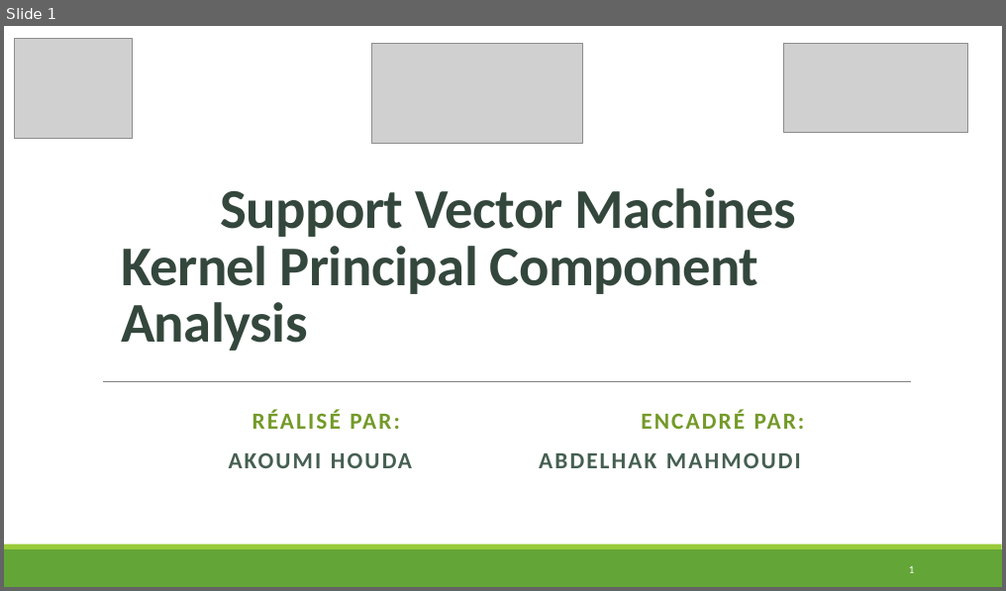
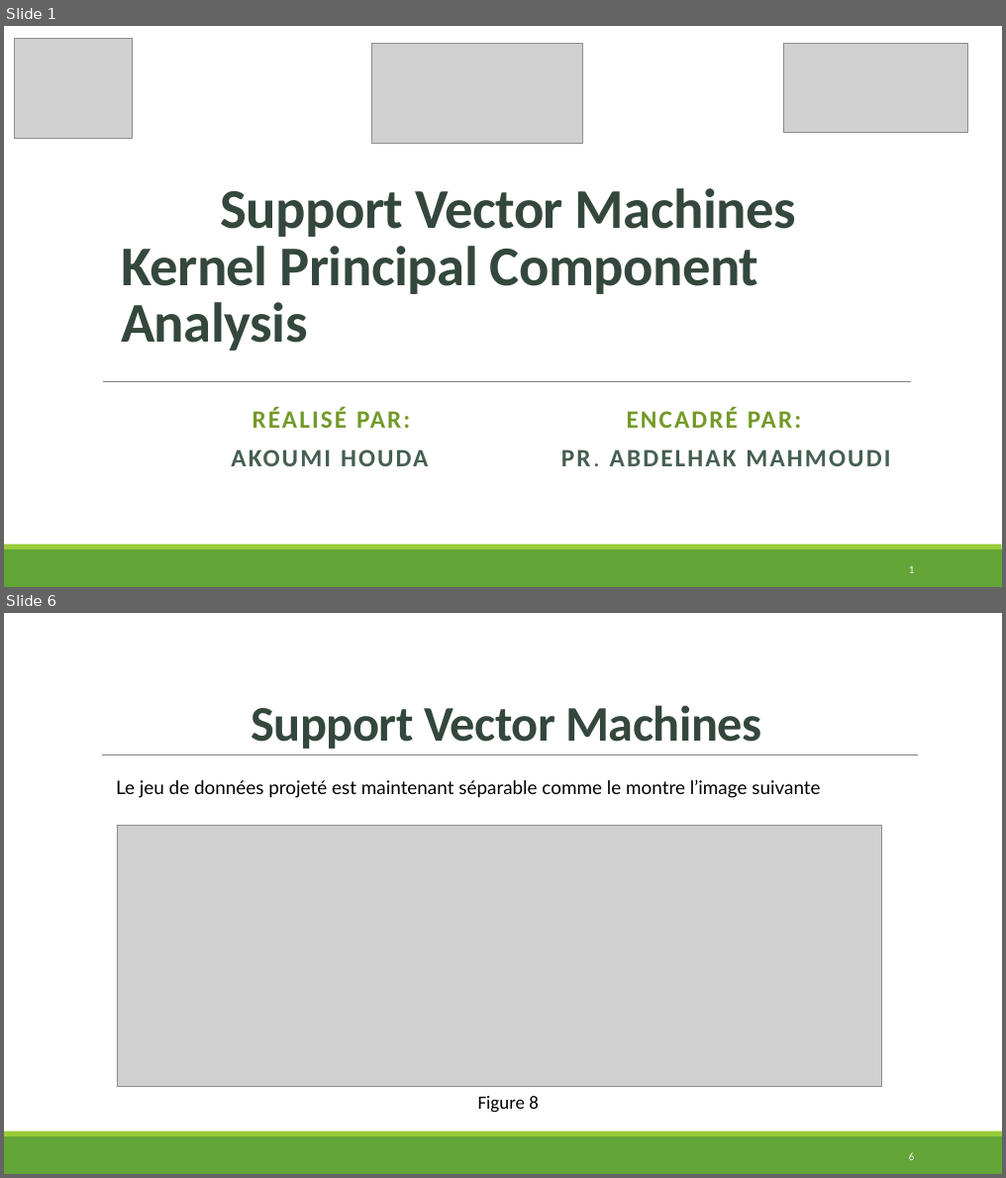
Before and after one commit to HOU-D/Machine-learning-project-, a slide deck: ML_AKOUMI HOUDA.pptx. Shown one above the other, each under a label of ours: slide 1 before the commit, slides 1 and 6 after it; the slides between them are not shown. The pictures are 1006x591 and 1006x1178 pixels, drawn with LibreOffice and Linux fonts; fonts in the diff are those of the drawing; grey boxes stand for pictures. Boxes give left, top, right and bottom in pixels: in the first picture for what was removed or moved away, otherwise in the second. Text is boxed around its words. In the diff, an @@ line names an element or a change of style, - is before the commit and + after.

```diff
--- a/ML_AKOUMI HOUDA.pptx
+++ b/ML_AKOUMI HOUDA.pptx
@@ slide 6 added at <box>4,613,1002,1174</box>, background #FFFFFF; not listed: 2 template elements that a slide beside it also shows @@
@@ title added at <box>251,705,761,749</box>, 48 pt, text #34473D, bold @@
+Support Vector Machines
@@ line added from (102, 756) to (918, 756), #808080 0.5 pt @@
@@ text added at <box>116,779,820,798</box>, 18 pt, text #000000 @@
+Le jeu de données projeté est maintenant séparable comme le montre l’image suivante
@@ picture added at <box>117,825,882,1087</box> @@
@@ text added at <box>478,1096,539,1113</box>, 18 pt, text #000000 @@
+Figure 8
@@ page number added at <box>909,1153,915,1160</box>, 10.5 pt, text #FFFFFF @@
+6
@@ slide 1 changed as well @@
@@ subtitle at <box>252,408,801,428</box>: size 22.2 to 24 pt in "RÉALISÉ PAR: ENCADRÉ PAR:"; line spacing 0.9 to 0.8 @@
@@ subtitle at <box>231,450,890,467</box>: text changed; size 22.2 to 24 pt @@
-AKOUMI HOUDA ABDELHAK MAHMOUDI
+AKOUMI HOUDA PR. ABDELHAK MAHMOUDI
```
Also in this commit, not shown: 3 other slides changed, 5 other slides added, 6 slides removed.
